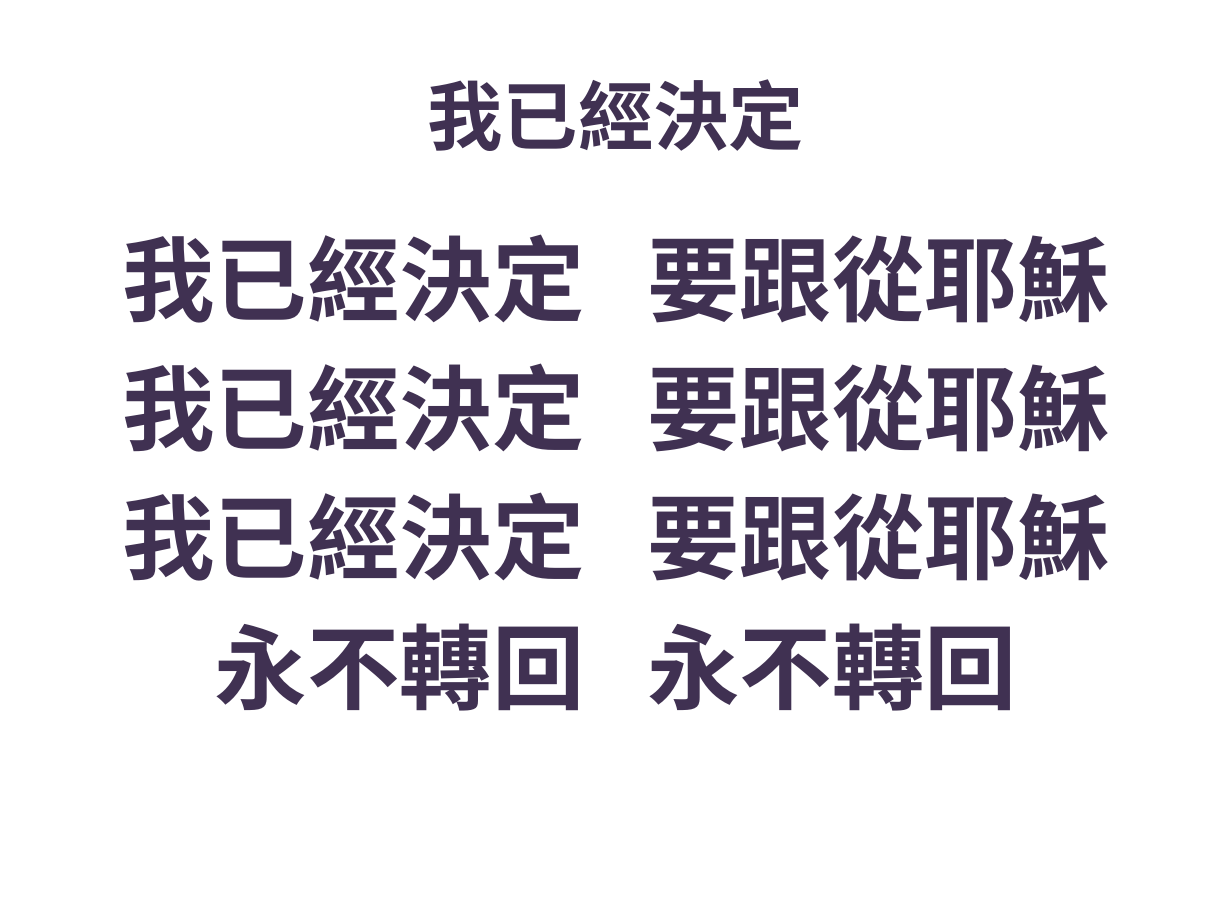
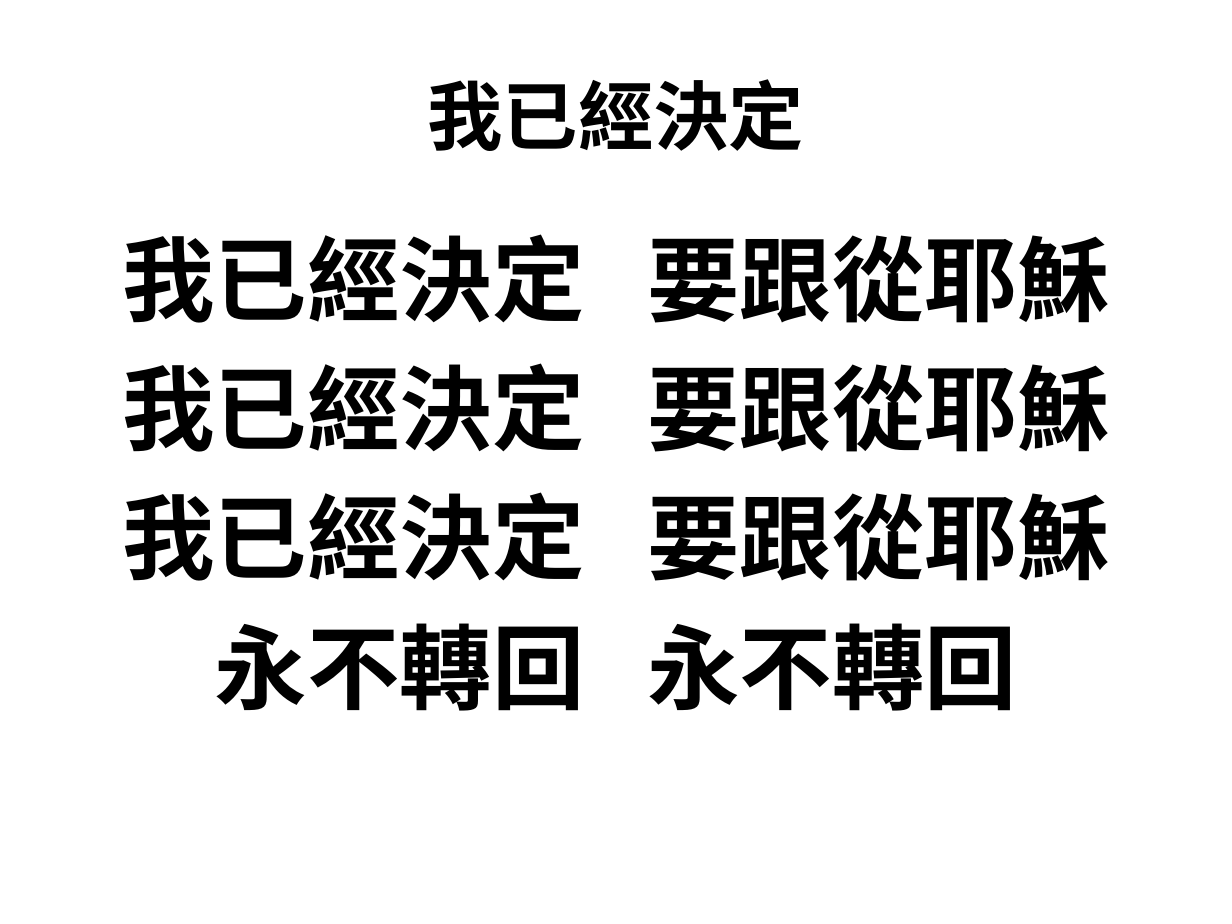
Before and after one commit to batisuoc/bible-school, a slide deck: slide 19 of 2019/1月.pptx (slide 17 before the commit). Drawn at 1232x924 pixels with LibreOffice and Linux fonts; fonts in the diff are those of the drawing; background and template pictures are left out. Boxes give left, top, right and bottom in pixels: in the first picture for what was removed or moved away, otherwise in the second. Text is boxed around its words. In the diff, an @@ line names an element or a change of style, - is before the commit and + after.

```diff
--- a/2019/1月.pptx
+++ b/2019/1月.pptx
@@ text "我已經決定" at <box>428,79,804,151</box>: text colour #403152 to #000000 @@
@@ text "我已經決定 要跟從耶穌" at <box>123,234,1109,711</box>: text colour #403152 to #000000 @@
```
Also in this commit, not shown: 6 other slides changed, 2 slides added, 2 slides removed, 1 other file.
